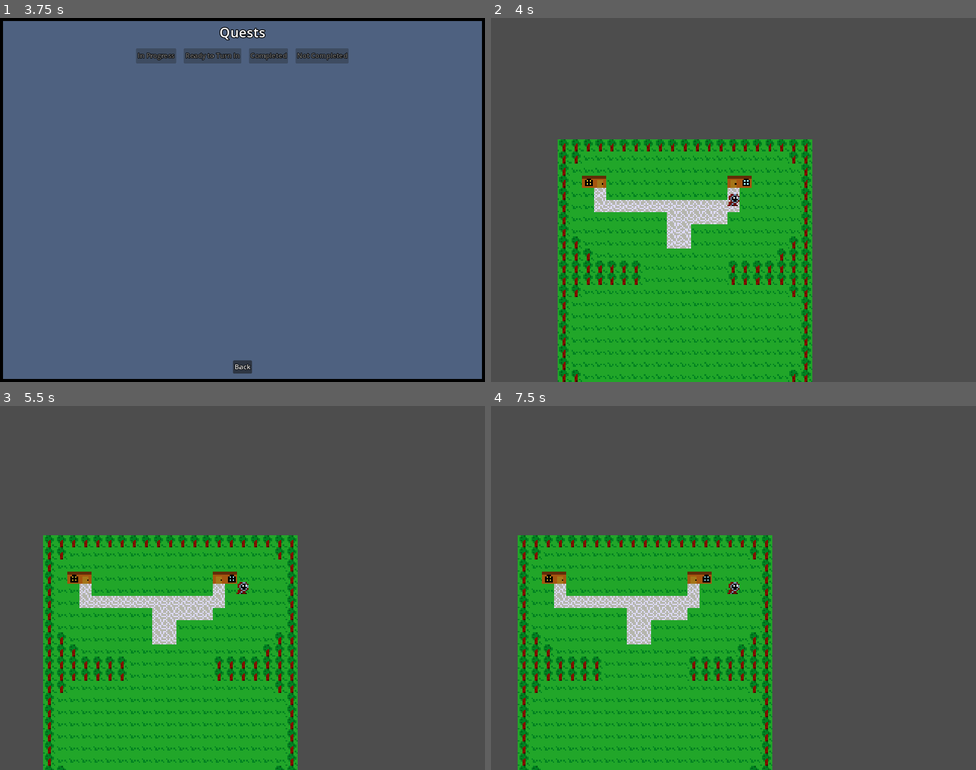
Above: before the commit, frames 1-4 (two rows, left to right).
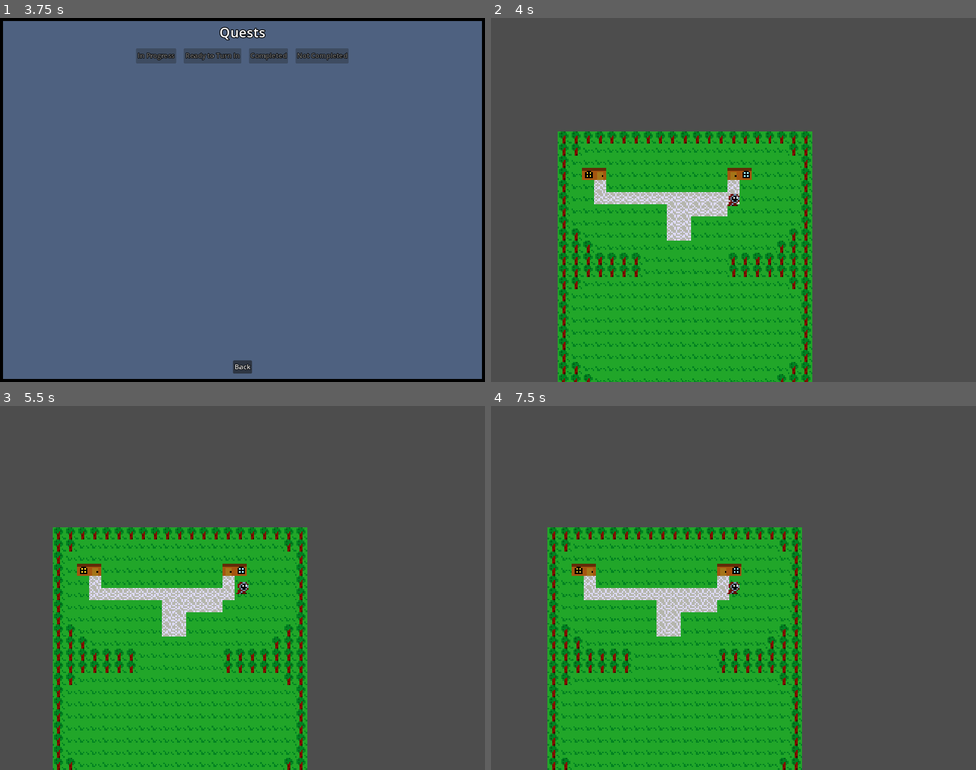
Above: after the commit, the same moments.

Repository: 123outerme/Shards-of-Grandeur
Game: Godot game, scene res://GameScenes/MainMenu.tscn
Same seed, same stepped clock (60 frames per second), same inputs: the game is played once before the commit and once after it.
Inputs:
- Up to frame 1 (3.75 s): click "New Game" at 0.5 s; tap Enter at 1.25, 3.5 s; hold D (move_right) 1.28-2 s; hold Space (game_interact) 1.28-2 s; tap Q (game_quests) at 1.55, 2.85 s; click "Back" at 2 s; tap Space (game_interact) at 2.75, 3.05 s; hold S (move_down) 2.78-3.53 s; hold D (move_right) from 3.53 s (still down); hold Space (game_interact) from 3.53 s (still down)
- Up to frame 2 (4 s): keep holding D (move_right); keep holding Space (game_interact); tap Q (game_quests) at 3.8 s
- Up to frame 3 (5.5 s): release D (move_right) at 4.28 s; release Space (game_interact) at 4.28 s; hold W (move_up) 4.28-5.03 s; tap Q (game_quests) at 4.35, 5.3 s; tap Space (game_interact) at 4.55, 5 s; hold A (move_left) from 5.03 s (still down); hold Space (game_interact) from 5.03 s (still down)
- Up to frame 4 (7.5 s): tap E (game_inventory) at 5.65 s; release Space (game_interact) at 5.78 s; tap Q (game_quests) at 5.85, 6.8, 7.35 s; tap Space (game_interact) at 6.05 s; tap Escape (game_pause) at 6.4 s; release A (move_left) at 6.53 s; hold S (move_down) 6.53-7.28 s; hold Space (game_interact) 6.53-7.28 s; tap Enter at 7.25 s; hold D (move_right) from 7.28 s (still down)

Frame 1 is identical in both runs. In frame 2, 14% of the frame differs, in the area x 13-67%, y 31-100%; in frame 3, 16%; in frame 4, 21%, in the area x 5-65%, y 33-100%.

Commit message:
NPC and enemy load resume movement fixes

Diff:
--- a/GameData/Combatants/player.tres
+++ b/GameData/Combatants/player.tres
@@ -14,6 +14,7 @@
 displayName = "Player"
 saveName = "player"
 level = 1
+exp = 0
 maxHp = 20
 physAttack = 1
 magicAttack = 1
--- a/Prefabs/Maps/TestMap2.tscn
+++ b/Prefabs/Maps/TestMap2.tscn
@@ -46,3 +46,4 @@
 tilemap = NodePath("../TileMap")
 
 [editable path="WarpZone"]
+[editable path="EnemySpawner"]
--- a/Prefabs/Overworld/MapLoader.gd
+++ b/Prefabs/Overworld/MapLoader.gd
@@ -28,6 +28,7 @@
 	add_child.call_deferred(mapInstance)
 	SaveHandler.call_deferred("load_data")
 	call_deferred("reparent_player")
+	SceneLoader.call_deferred('unpause_autonomous_movers')
 
 func reparent_player():
 	player.get_parent().remove_child(player)
--- a/Scripts/NPCs/NPCscript.gd
+++ b/Scripts/NPCs/NPCscript.gd
@@ -58,6 +58,7 @@
 		NavAgent.disableMovement = data.previousDisableMove
 		NavAgent.start_movement()
 		fetch_player()
+		fetch_quest_dialogue_info()
 		player.restore_dialogue(self)
 		inventory = data.inventory
 	return
@@ -69,12 +70,12 @@
 func _on_talk_area_area_entered(area):
 	if area.name == "PlayerEventCollider" and data.dialogueIndex < 0:
 		player.set_talk_npc(self)
-		reset_dialogue()
 
 func _on_talk_area_area_exited(area):
 	if area.name == "PlayerEventCollider":
 		player.set_talk_npc(null)
 		if len(data.dialogueItems) == 0: # if dialogue is over when the player leaves
+			data.previousDisableMove = false # ensure movement is unpaused no matter what
 			unpause_movement()
 
 func get_cur_dialogue_item():
@@ -84,7 +85,7 @@
 	return data.dialogueItems[data.dialogueIndex]
 
 func advance_dialogue():
-	if len(data.dialogueItems) == 0: # if empty, try computing the dialogue again
+	if len(data.dialogueItems) == 0: # if empty, try computing the dialogue
 		reset_dialogue()
 
 	data.dialogueIndex += 1
@@ -96,7 +97,7 @@
 		PlayerResources.questInventory.progress_quest(saveName, QuestStep.Type.TALK)
 
 	if data.dialogueIndex == 0: # conversation just started
-		data.previousDisableMove = false
+		data.previousDisableMove = true # make sure NPC movement state is paused on save/load
 
 func reset_dialogue():
 	data.dialogueIndex = -1
@@ -134,4 +135,6 @@
 	NavAgent.disableMovement = true
 
 func unpause_movement():
-	NavAgent.disableMovement = data.previousDisableMove # unpause
+	NavAgent.disableMovement = data.previousDisableMove # unpause if previously was unpaused
+	if not NavAgent.disableMovement:
+		NavAgent.update_target_pos()
--- a/Scripts/OverworldEnemy/EnemySpawner.gd
+++ b/Scripts/OverworldEnemy/EnemySpawner.gd
@@ -3,6 +3,7 @@
 
 @export var spawnerId: String
 @export var combatant: Combatant
+@export var combatantLevel: int = 1
 @export var enemy: OverworldEnemy = null
 @export var spawnRange: float = 48.0
 @export var enemyPatrolRange: float = 32.0
@@ -17,12 +18,13 @@
 	if enemy == null and area.name == 'PlayerEventCollider':
 		var angleRadians = randf_range(0, 2 * PI)
 		var radius: float = randf_range(0, spawnRange)
-		var enemyPos: Vector2 = position + Vector2(cos(angleRadians), sin(angleRadians)).normalized() * radius
+		var enemyPos: Vector2 = position + (Vector2(cos(angleRadians), sin(angleRadians)).normalized() * radius)
 		# generate random point on unit circle and ensure it's exactly on the circle, multiplied by a random radius
 		# all for a random position inside a circle of size `spawnRange` centered around the spawner
 		enemy = overworldEnemyScene.instantiate()
 		enemy.position = enemyPos
 		enemy.combatant = combatant
+		enemy.combatantLevel = combatantLevel
 		enemy.homePoint = position
 		enemy.patrolRange = enemyPatrolRange
 		enemy.saveFile = save_file()
--- a/Scripts/OverworldEnemy/OverworldEnemy.gd
+++ b/Scripts/OverworldEnemy/OverworldEnemy.gd
@@ -2,6 +2,7 @@
 class_name OverworldEnemy
 
 @export var combatant: Combatant
+@export var combatantLevel: int = 1
 @export var disableMovement: bool = false
 @export var maxSpeed = 40
 @export var patrolling: bool = false
@@ -71,7 +72,7 @@
 	var err = DirAccess.remove_absolute(save_path)
 	# SaveHandler.save_file_location is the same as save_path in the save/load functions
 	if err != 0:
-		printerr("OverworldEnemy DirAccess remove error: " + err)
+		printerr("OverworldEnemy DirAccess remove error: ", err)
 
 func _on_chase_range_area_entered(area):
 	if area.name == "PlayerEventCollider":
@@ -93,5 +94,6 @@
 func _on_encounter_collider_area_entered(area):
 	if area.name == "PlayerEventCollider":
 		PlayerResources.playerInfo.encounteredName = combatant.save_name()
+		PlayerResources.playerInfo.encounteredLevel = combatantLevel
 		encounteredPlayer = true
 		SceneLoader.load_battle()
--- a/Scripts/Player/PlayerController.gd
+++ b/Scripts/Player/PlayerController.gd
@@ -97,7 +97,7 @@
 	if conversationPosDiff.y > 0.1:
 		newY *= -1
 	conversationPosDiff.y = newY
-	npcTalkBtns.position = talkNPC.position - conversationPosDiff
+	npcTalkBtns.position = Vector2(talkNPC.position.x, talkNPC.position.y - newY) #talkNPC.position - conversationPosDiff
 
 func set_talk_npc(npc: NPCScript):
 	talkNPC = npc
@@ -136,6 +136,8 @@
 
 func _on_inventory_panel_node_back_pressed():
 	npcTalkBtns.visible = PlayerResources.playerInfo.talkBtnsVisible
+	SceneLoader.unpause_autonomous_movers()
 
 func _on_quests_panel_node_back_pressed():
 	npcTalkBtns.visible = PlayerResources.playerInfo.talkBtnsVisible
+	SceneLoader.unpause_autonomous_movers()
--- a/Scripts/Player/PlayerInfo.gd
+++ b/Scripts/Player/PlayerInfo.gd
@@ -20,6 +20,7 @@
 @export var inBattle: bool
 @export var exitingBattle: bool
 @export var encounteredName: String
+@export var encounteredLevel: int = 1
 
 @export_category("PlayerInfo: UI State")
 @export var talkBtnsVisible: bool = false
@@ -39,6 +40,7 @@
 	i_inBattle = false,
 	i_exitingBattle = false,
 	i_encounteredName = "",
+	i_encounteredLevel = 1,
 	i_talkBtnsVisible = false,
 ):
 	map = i_map
@@ -53,6 +55,7 @@
 	inBattle = i_inBattle
 	exitingBattle = i_exitingBattle
 	encounteredName = i_encounteredName
+	encounteredLevel = i_encounteredLevel
 	talkBtnsVisible = i_talkBtnsVisible
 
 
--- a/Scripts/SceneLoader.gd
+++ b/Scripts/SceneLoader.gd
@@ -41,8 +41,9 @@
 func unpause_autonomous_movers():
 	var movers = get_tree().get_nodes_in_group('AutonomousMove')
 	for mover in movers:
-		if mover.has_method('unpause_movement') and mover != unpauseExcludedMover:
-			mover.unpause_movement()
+		if mover.has_method('unpause_movement'):
+			if mover != unpauseExcludedMover:
+				mover.unpause_movement()
 		else:
 			printerr('Autonomous mover ', mover.name, ' has no unpause_movement function!!')
 	unpauseExcludedMover = null
